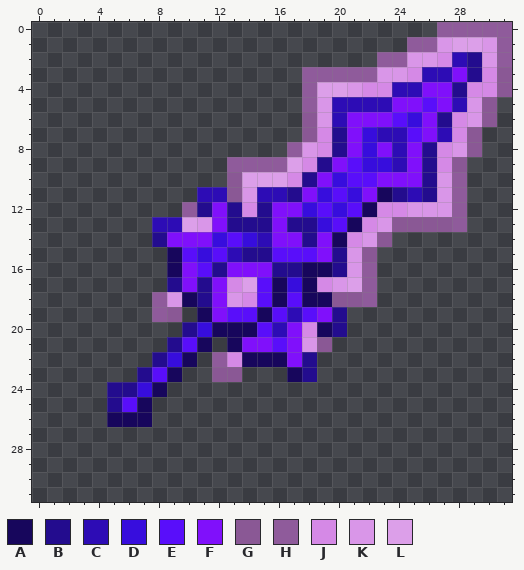
Pixel-art sprite: area-58Pack/assets/minecraft/optifine/cit/chroma/gold/evo/biome_blade/omega_biome_blade.png. The picture above was drawn from the file before the commit.
The file is 32x32 pixels. Colours within 5 levels of each other are drawn and written as one.
Palette (. is transparent): A #17065c  B #230c8e  C #2d0cb5  D #370ddd  E #590efa  F #8010fb  G #8a5895  H #8f5b9b  J #d589e6  K #d996e8  L #dc9fe9
The result:
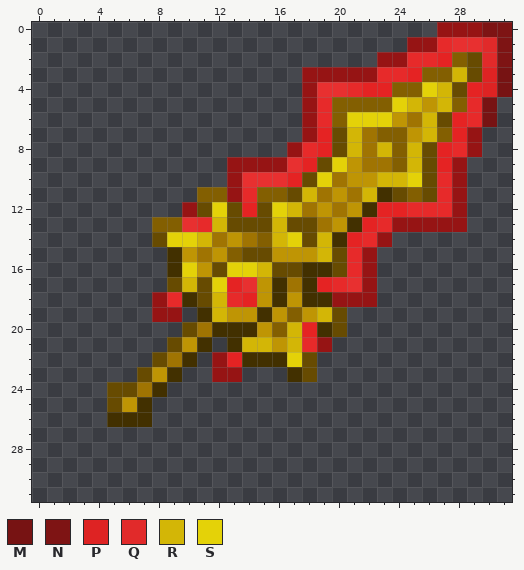
Colours new in this view: M #771313  N #7e1414  P #de2323  Q #e12a2a  R #d3b606  S #e4d208
Diff:
@@ palette @@
-A #17065c
+A #423000
-B #230c8e
+B #674b01
-C #2d0cb5
+C #835f01
-D #370ddd
+D #a07402
-E #590efa
+E #bf9504
-H #8f5b9b
+H #961414
-J #d589e6
+J #e52323
-K #d996e8
+K #e72a2a
-L #dc9fe9
+L #e83030
@@ x 0..31 @@
- 0 ...........................HHHHH
- 1 .........................HHKLLKH
- 2 .......................HHKKJCBKH
- 3 ..................HHHHHKKJCCFBJG
- 4 ..................HLLKJJCCFFBJJG
- 5 ..................HKCCCCFFEFCKG.
- 6 ..................GKCFFFEDFBJKG.
- 7 ..................GJBFDCCEFCJG..
- 8 .................HKJBFDFCFBJKG..
- 9 .............HHHHLJBFEDDCFBJG...
-10 .............GLLLJBFDEEFFFBKH...
-11 ...........CCGKCCBFDEDFABCBKH...
-12 ..........HBFBJBFFDEDEAJJKKKH...
-13 ........CCLKFBBBFBBDEAJKGGGGH...
-14 ........BFFFDEDCFFBFAJKG........
-15 .........AEDECBBEEEFBKG.........
-16 .........AFEBFFFBBAABKH.........
-17 .........BFBFJLEADAJKLH.........
-18 ........HKABFKJEAEAAGGH.........
-19 ........HG.AFEEAECEFB...........
-20 ..........BDAAAECFJAB...........
-21 .........BEA.AFFEFKG............
-22 ........BDA.HJAAAFB.............
-23 .......BEA..GG...AB.............
+ 0 ...........................HHHNN
+ 1 .........................HHKLLQN
+ 2 .......................HHKKJCBQN
+ 3 ..................HHHHHKKJCCRBPM
+ 4 ..................HLLKJJCCSRBJPM
+ 5 ..................HKCCCCSRERCKM.
+ 6 ..................HKCSSSEDRBJKM.
+ 7 ..................HJBRDCCERCJH..
+ 8 .................HKJBRDRCRBJKH..
+ 9 .............HHHHLJBSEDDCRBJH...
+10 .............HLLLJBSDEERRSBKH...
+11 ...........CCHKCCBRDEDRABCBKH...
+12 ..........HBSBJBSRDEDEAJJKKKH...
+13 ........CCLKRBBBRBBDEAJKHHHHH...
+14 ........BSSRDEDCRSBRAJKH........
+15 .........AEDECBBEEERBKH.........
+16 .........ASEBSSRBBAABKH.........
+17 .........BRBSJLEADAJKLH.........
+18 ........HKABRKJEAEAAHHH.........
+19 ........HH.AREEAECERB...........
+20 ..........BDAAAECRJAB...........
+21 .........BEA.ARRERKH............
+22 ........BDA.HJAAASB.............
+23 .......BEA..HH...AB.............
 24 .....BBDA.......................
Changed places in both pictures, as pixel boxes (x1, y1, x2, y2):
changed: (107, 22, 512, 427)
